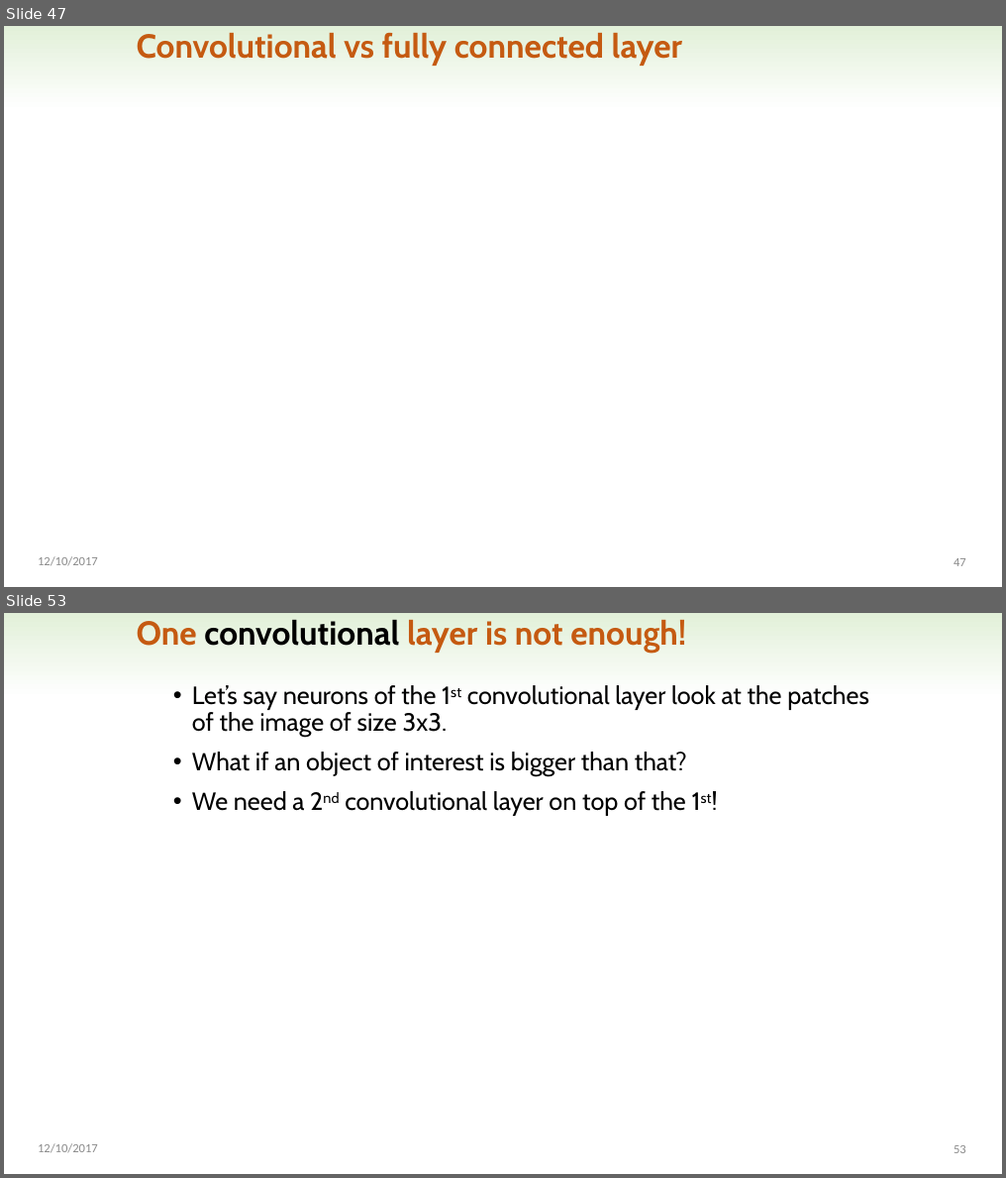
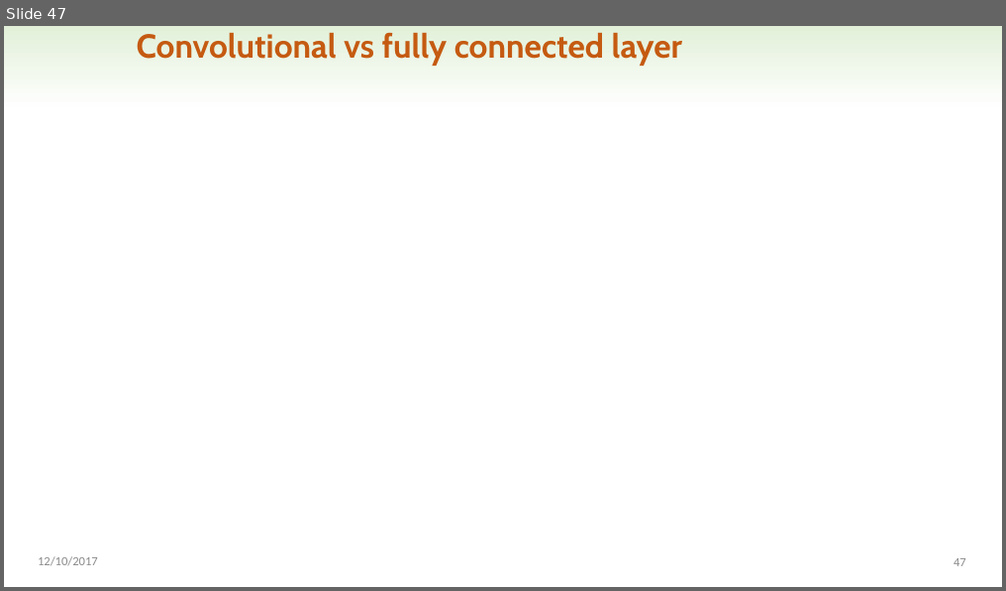
Before and after one commit to AnastasiiaNovikova/mml-minor-2017, a slide deck: lectures/lecture5.pptx. Shown one above the other, each under a label of ours: slides 47 and 53 before the commit, slide 47 after it; the slides between them are not shown. The pictures are 1006x1178 and 1006x591 pixels, drawn with LibreOffice and Linux fonts; fonts in the diff are those of the drawing; grey boxes stand for pictures. Boxes give left, top, right and bottom in pixels: in the first picture for what was removed or moved away, otherwise in the second. Text is boxed around its words. In the diff, an @@ line names an element or a change of style, - is before the commit and + after.

```diff
--- a/lectures/lecture5.pptx
+++ b/lectures/lecture5.pptx
@@ slide 53 removed at (x1=4, y1=613, x2=1002, y2=1174), background #FFFFFF; not listed: 1 template element that a slide beside it also shows @@
@@ title removed at (x1=137, y1=619, x2=686, y2=653) @@
-One convolutional layer is not enough!
@@ text removed at (x1=192, y1=685, x2=869, y2=816) @@
-• Let’s say neurons of the 1st convolutional layer look at the patches of the image of size 3x3.
-• What if an object of interest is bigger than that?
-• We need a 2nd convolutional layer on top of the 1st!
@@ text removed at (x1=38, y1=1144, x2=98, y2=1154) @@
-12/10/2017
@@ page number removed at (x1=953, y1=1146, x2=966, y2=1154) @@
-53
```
Also in this commit, not shown: 17 other slides removed, 3 other files.
